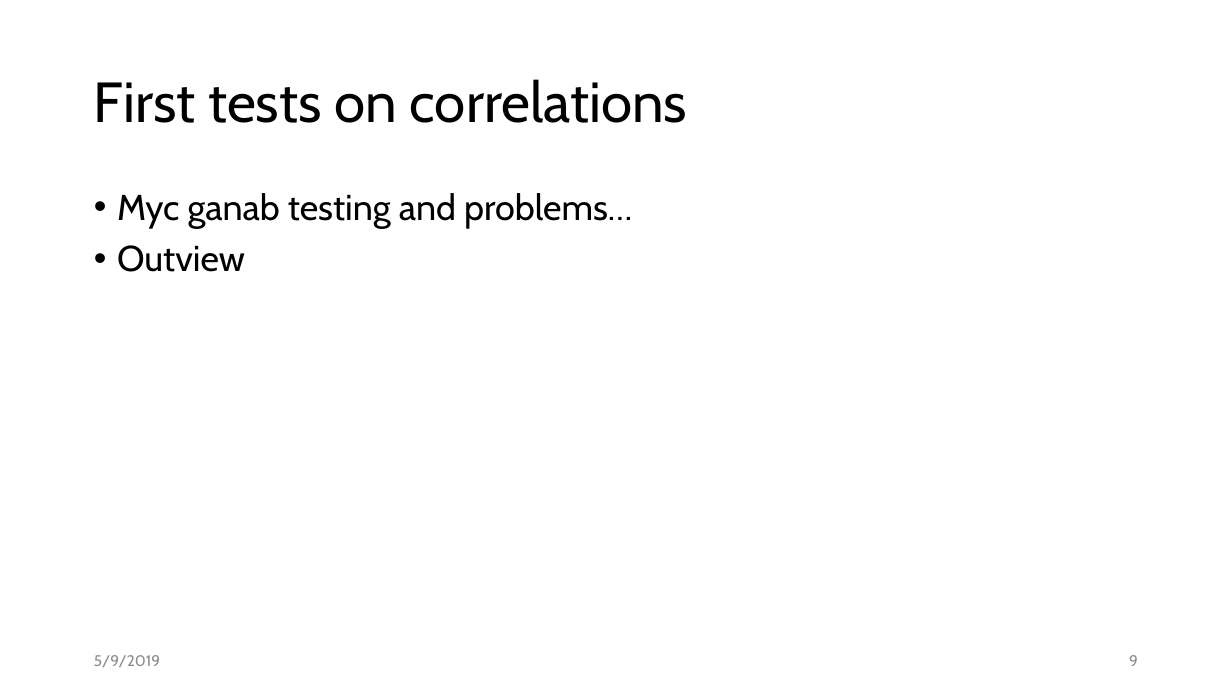
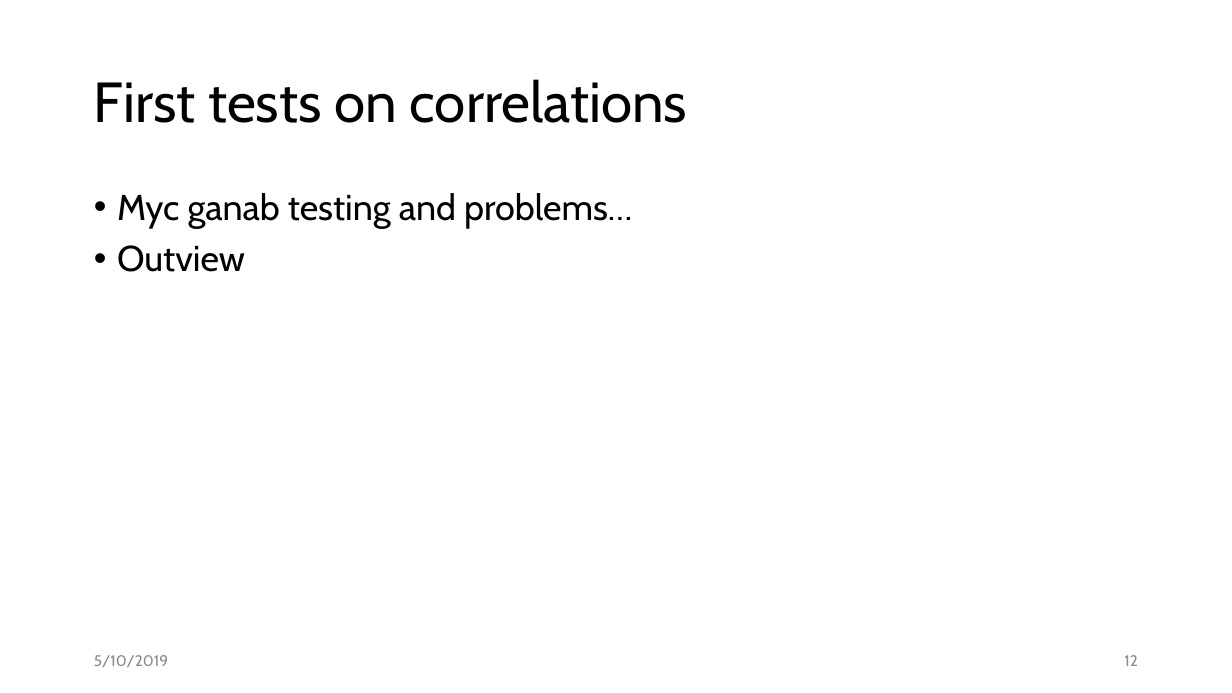
Before and after one commit to datascience-mobi/group-04-project-1-4, a slide deck: slide 12 of Folien Elias.pptx (slide 9 before the commit). Drawn at 1232x693 pixels with LibreOffice and Linux fonts; fonts in the diff are those of the drawing. Boxes give left, top, right and bottom in pixels: in the first picture for what was removed or moved away, otherwise in the second. Text is boxed around its words. In the diff, an @@ line names an element or a change of style, - is before the commit and + after.

```diff
--- a/Folien Elias.pptx
+++ b/Folien Elias.pptx
@@ text at (94,655,168,667): text changed @@
-5/9/2019
+5/10/2019
@@ page number at (1124,655,1138,666): text changed @@
-9
+12
```
Also in this commit, not shown: 10 other slides changed, 9 slides added, 1 slide removed.
